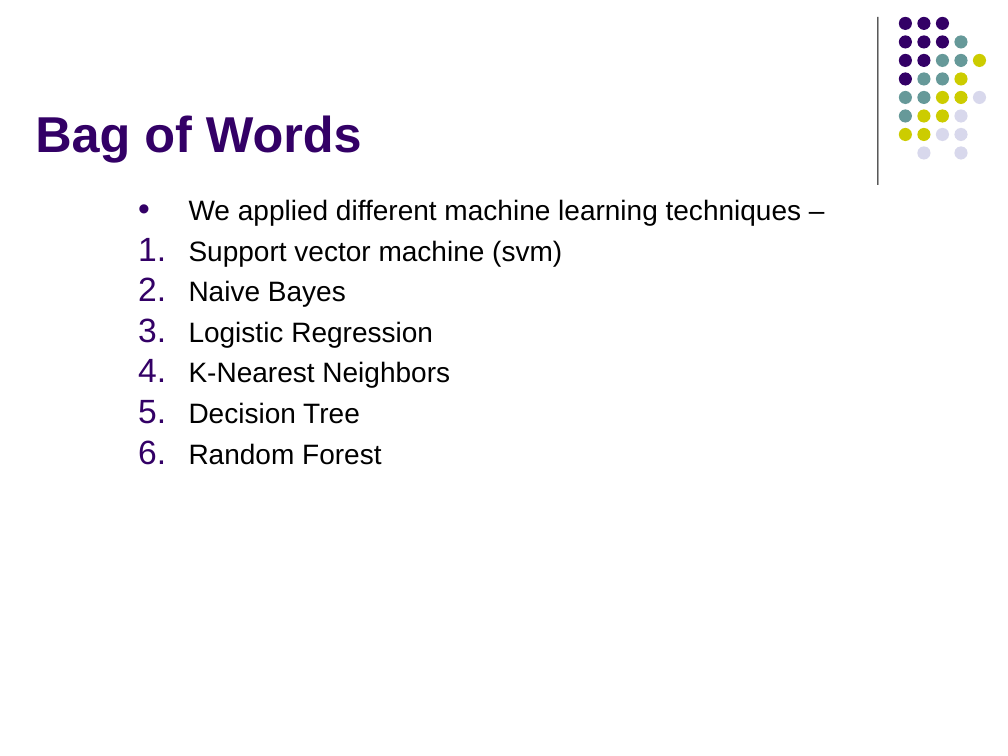
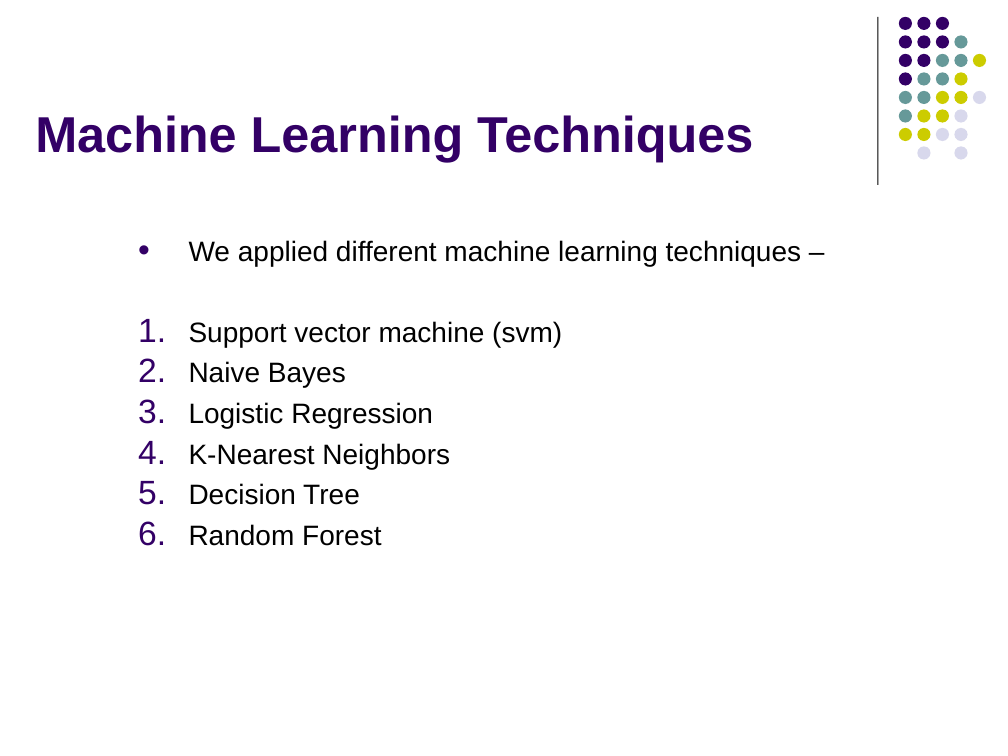
Before and after one commit to manohar9600/Multilingual-SMS-spam-detection-using-RNN, a slide deck: slide 11 of Resources/SPAMNEW PPT.pptx (slide 12 before the commit). Drawn at 1008x756 pixels with LibreOffice and Linux fonts; fonts in the diff are those of the drawing. Boxes give left, top, right and bottom in pixels: in the first picture for what was removed or moved away, otherwise in the second. Text is boxed around its words. In the diff, an @@ line names an element or a change of style, - is before the commit and + after.

```diff
--- a/Resources/SPAMNEW PPT.pptx
+++ b/Resources/SPAMNEW PPT.pptx
@@ title at <box>35,115,753,162</box>: text changed @@
-Bag of Words
+Machine Learning Techniques
@@ text "We applied different machine learning ..." rewrapped from <box>189,199,802,465</box> to <box>189,240,802,546</box> @@
```
Also in this commit, not shown: 19 other slides changed, 13 slides added, 15 slides removed, 10 other files.
